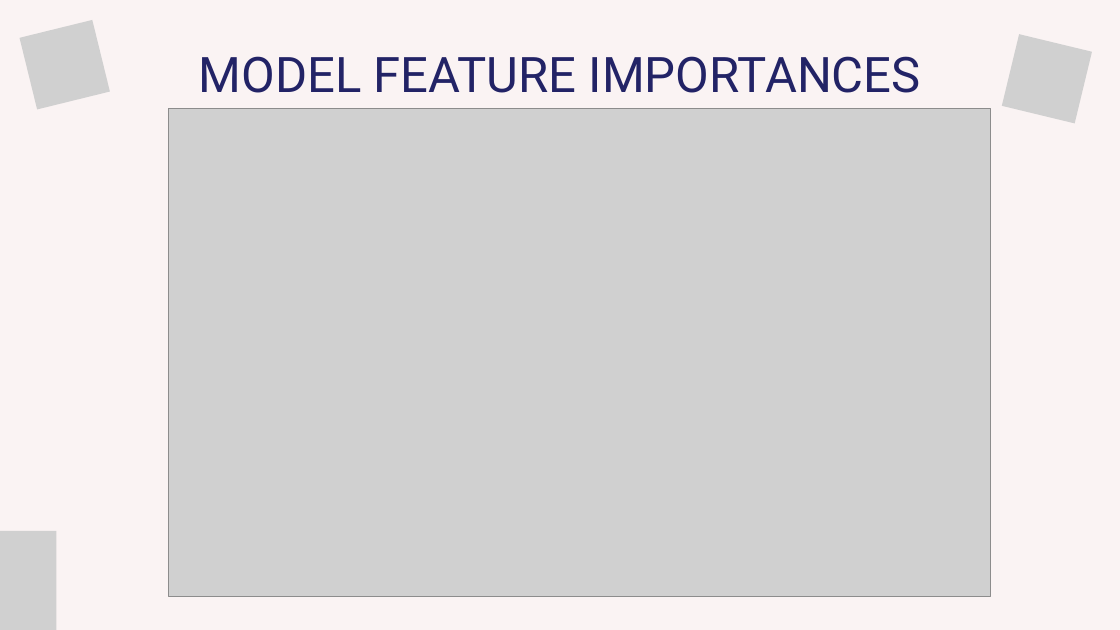
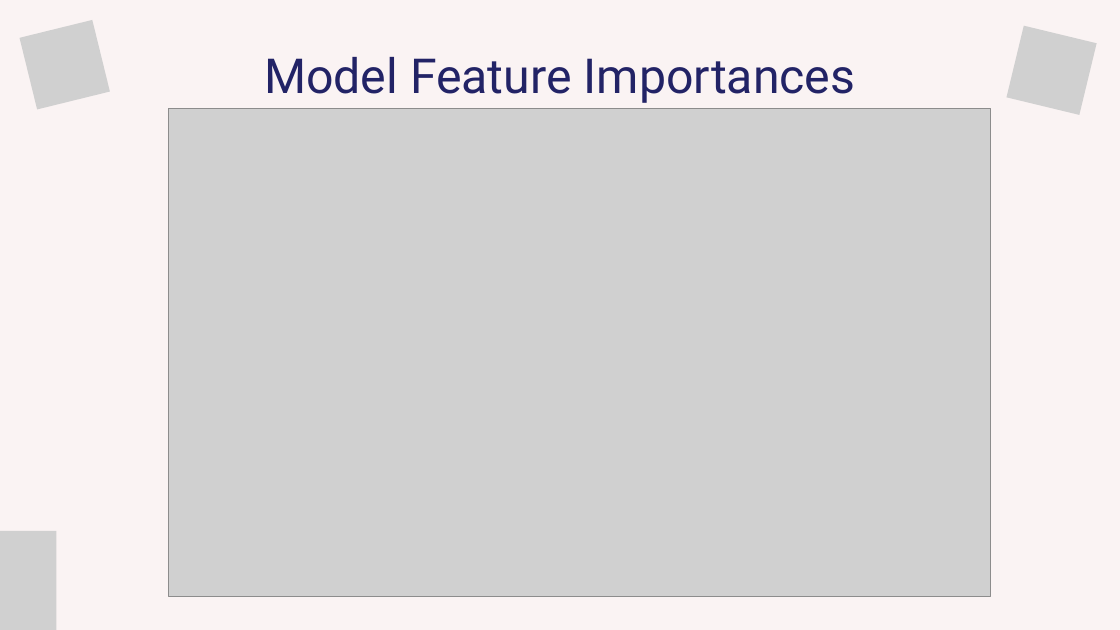
Before and after one commit to bernardtse/diabetes-prediction, a slide deck: slide 4 of presentation/presentation.pptx. Drawn at 1120x630 pixels with LibreOffice and Linux fonts; fonts in the diff are those of the drawing; grey boxes stand for pictures. Boxes give left, top, right and bottom in pixels: in the first picture for what was removed or moved away, otherwise in the second. Text is boxed around its words. In the diff, an @@ line names an element or a change of style, - is before the commit and + after.

Commit message:
refined presentation - spelling errors, layout etc

```diff
--- a/presentation/presentation.pptx
+++ b/presentation/presentation.pptx
@@ picture: place and size @@
-picture at [1002,34,1092,124]
+picture at [1007,26,1097,115]
@@ text at [264,57,856,103]: text changed; size 63 to 62 pt @@
-MODEL FEATURE IMPORTANCES
+Model Feature Importances
```
Also in this commit, not shown: 5 other slides changed.
